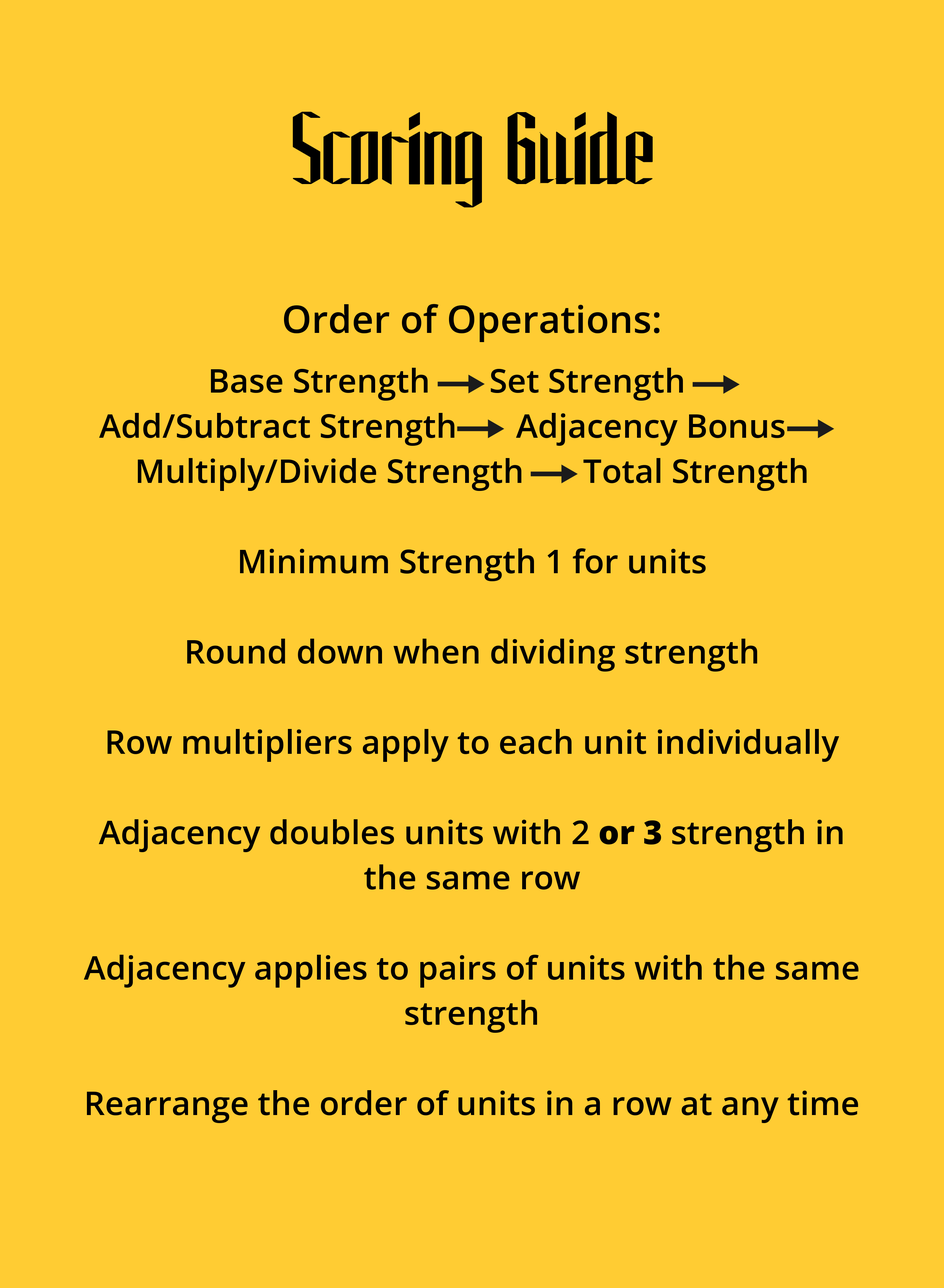
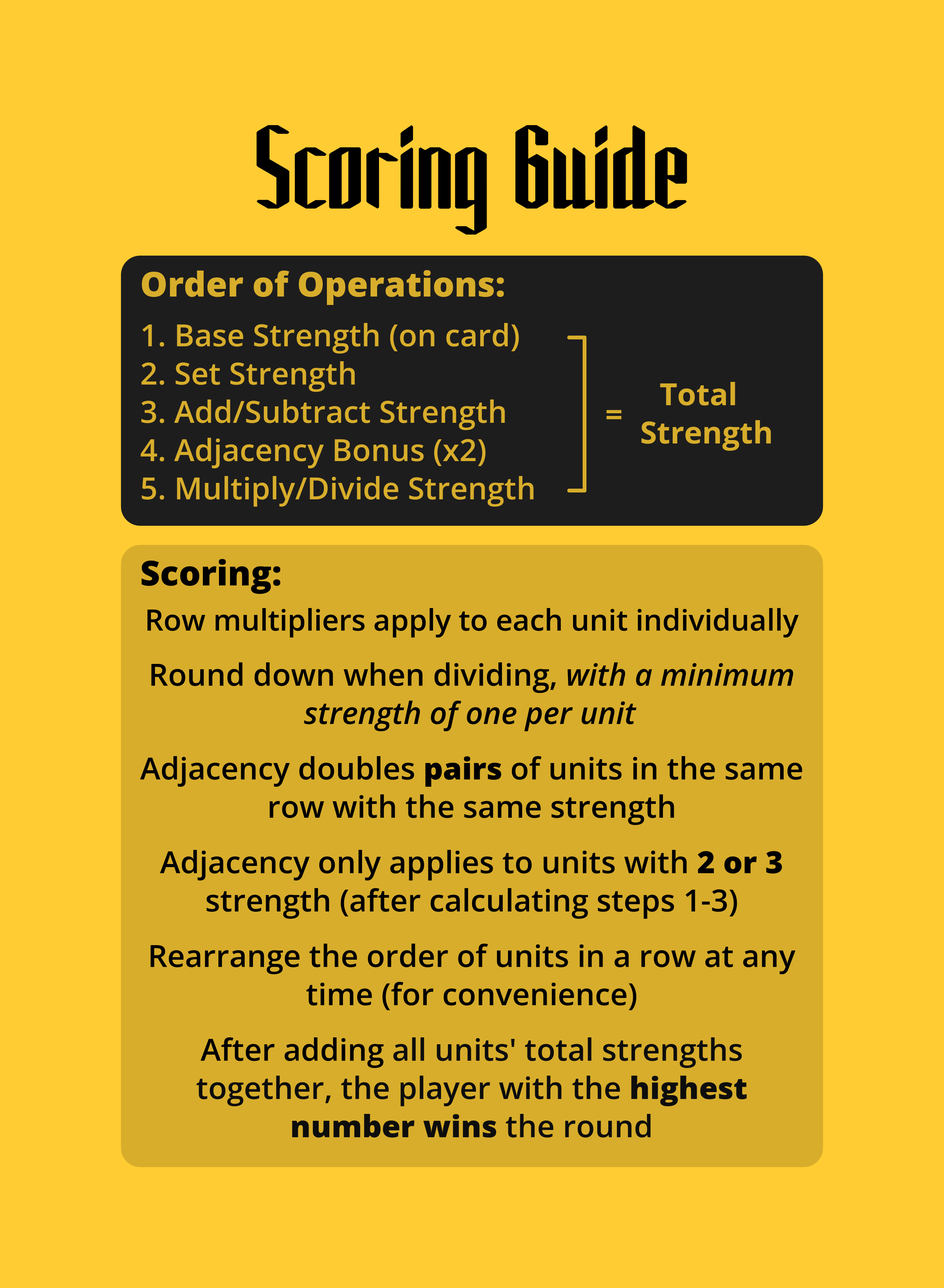
Comparing the layer stacks of the two 944 x 1288 images. Changes:
removed group "Layer Group #1" (5 layers) from group "Layer Group" over [437, 374, 834, 484]
removed layer "Arrow #4" from group "Layer Group #1" over [786, 419, 834, 439]
removed layer "Arrow #2" from group "Layer Group #1" over [456, 419, 504, 439]
removed layer "Arrow #3" from group "Layer Group #1" over [530, 464, 578, 484]
removed layer "Arrow #1" from group "Layer Group #1" over [437, 374, 485, 394]
removed layer "Arrow" from group "Layer Group #1" over [692, 375, 740, 394]
added layer "markers" in group "order of operations" over [567, 335, 587, 493]
added layer "=" in group "order of operations" over [606, 409, 622, 420]
added layer "Total Strength" in group "order of operations" over [640, 381, 771, 451]
added layer "Order of Operations:" in group "order of operations" over [141, 269, 504, 305]
added layer "..." in group "order of operations" over [140, 322, 534, 507]
added layer "blocks" in group "order of operations" over [120, 255, 823, 526]
added group "scoring" with 3 layers above "Scoring Guide" over [120, 544, 823, 1168]
added layer "Scoring:" in group "scoring" over [141, 558, 281, 594]
renamed "Order of Operations: ..." to "... #1", moved it into group "scoring", painted on it over [83, 303, 859, 1138]
added layer "blocks #1" in group "scoring" over [120, 544, 823, 1168]
painted on "Scoring Guide" over [256, 111, 687, 235]
